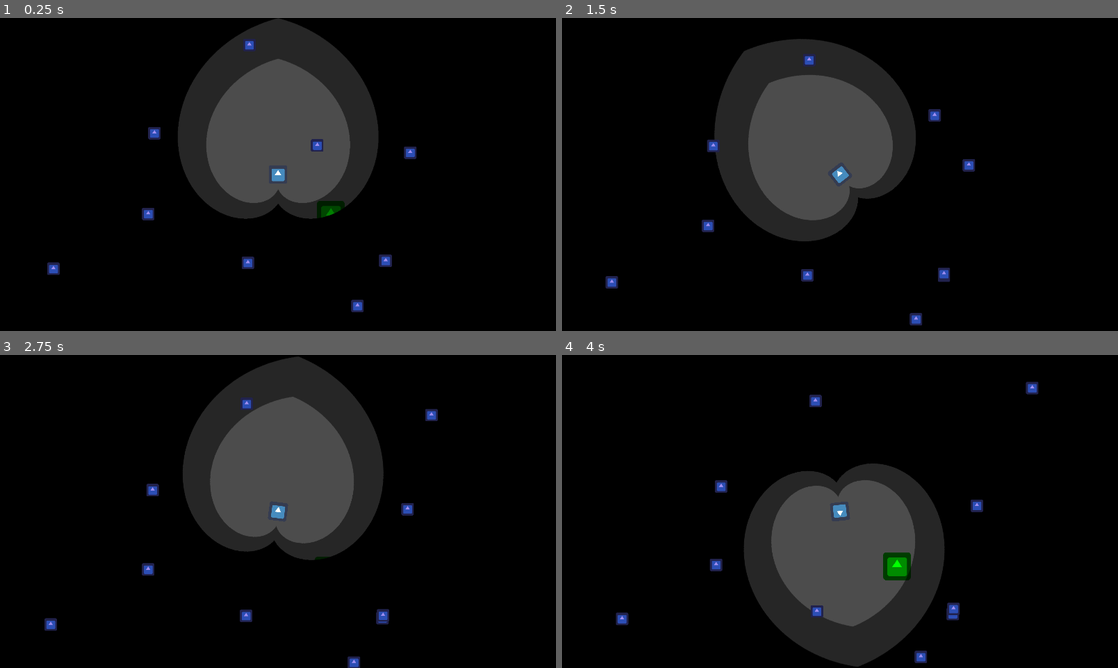
Above: before the commit, frames 1-4 (two rows, left to right).
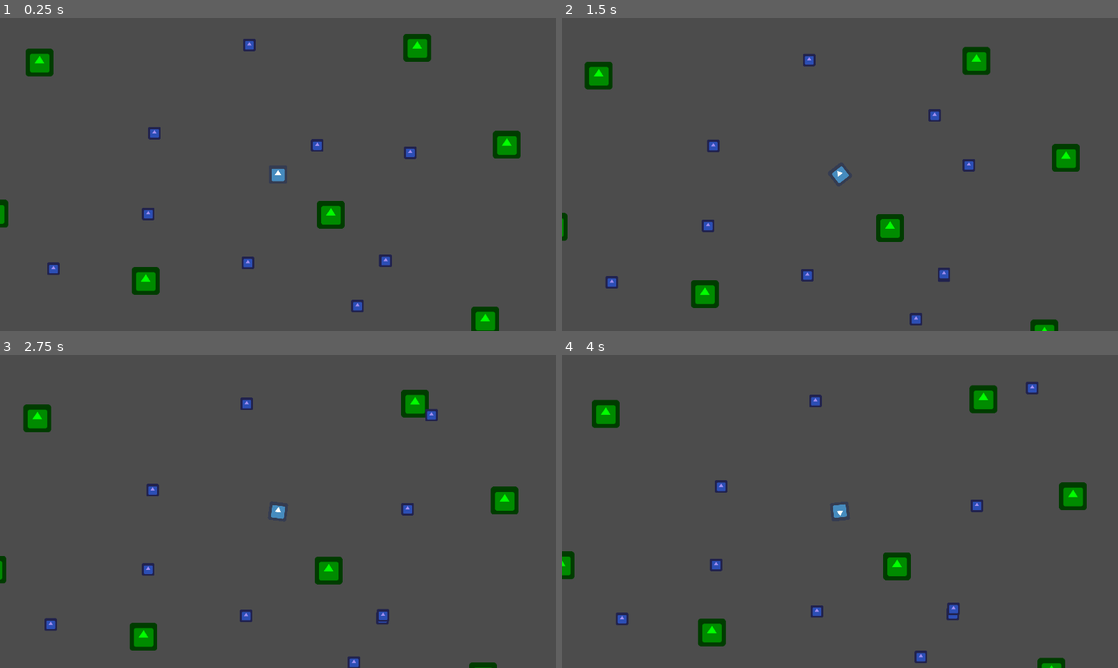
Above: after the commit, the same moments.

Repository: ebrahimebrahim/hungry_and_slow
Game: Godot game, scene res://Main.tscn
Same seed, same stepped clock (60 frames per second), same inputs: the game is played once before the commit and once after it. The engine's default icon, where the game draws it, is replaced by a stand-in: a white triangle on a blue panel in a dark square.
Inputs (mouse positions are in pixels of both pictures, inside the frame that each line leads up to):
- Up to frame 1 (0.25 s): no input
- Up to frame 2 (1.5 s): move the mouse to (962, 158) at 0.52 s; click (962, 158) at 0.67 s; move the mouse to (728, 190) at 1.27 s; click (728, 190) at 1.42 s
- Up to frame 3 (2.75 s): move the mouse to (333, 442) at 2.02 s; click (333, 442) at 2.17 s
- Up to frame 4 (4 s): move the mouse to (812, 574) at 2.77 s; click (812, 574) at 2.92 s; move the mouse to (1006, 558) at 3.52 s; click (1006, 558) at 3.67 s

The runs differ from the first frame. In frame 1, 90% of the frame differs, in the area x 0-100%, y 0-100%; in frame 2, 90%; in frame 3, 90%; in frame 4, 90%.

Commit message:
fix z-index of player node and temporarily disable mask

Diff:
--- a/hungry_and_slow/Main.tscn
+++ b/hungry_and_slow/Main.tscn
@@ -86,12 +86,14 @@
 position = Vector2( 274.666, 454.59 )
 
 [node name="Player" type="Node2D" parent="."]
+z_index = 5
 script = ExtResource( 2 )
 __meta__ = {
 "_edit_group_": true
 }
 
 [node name="Mask" type="Sprite" parent="Player"]
+visible = false
 
 [node name="PlayerSprite" type="Sprite" parent="Player"]
 texture = ExtResource( 1 )
--- a/hungry_and_slow/project.godot
+++ b/hungry_and_slow/project.godot
@@ -23,6 +23,7 @@
 
 window/size/width=1920
 window/size/height=1080
+window/size/fullscreen=true
 window/size/test_width=1440
 window/size/test_height=900
 window/stretch/mode="viewport"
